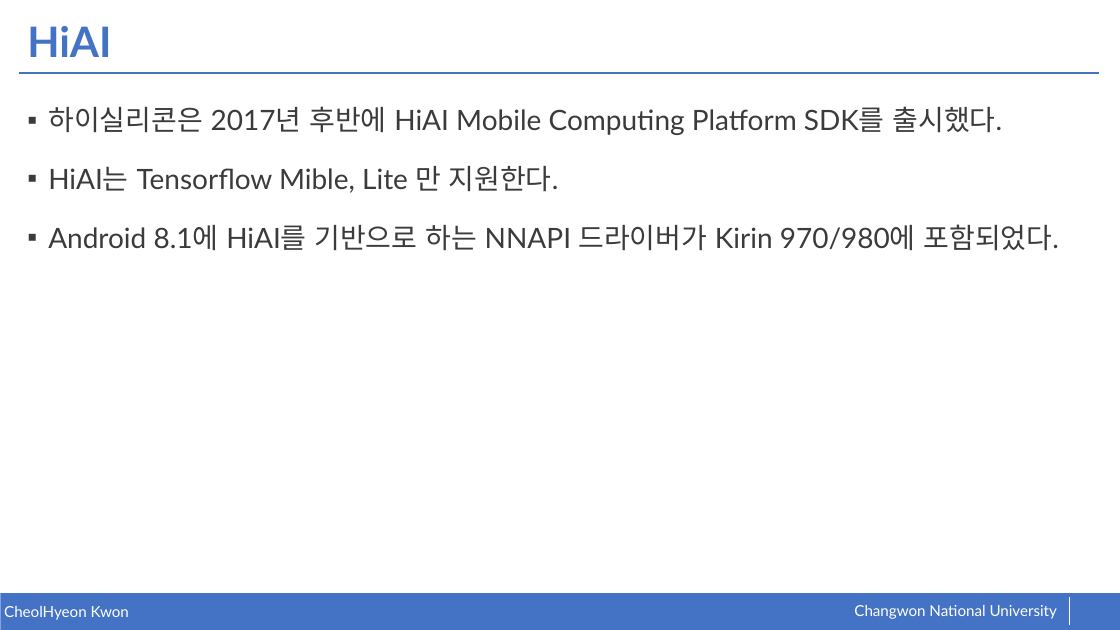
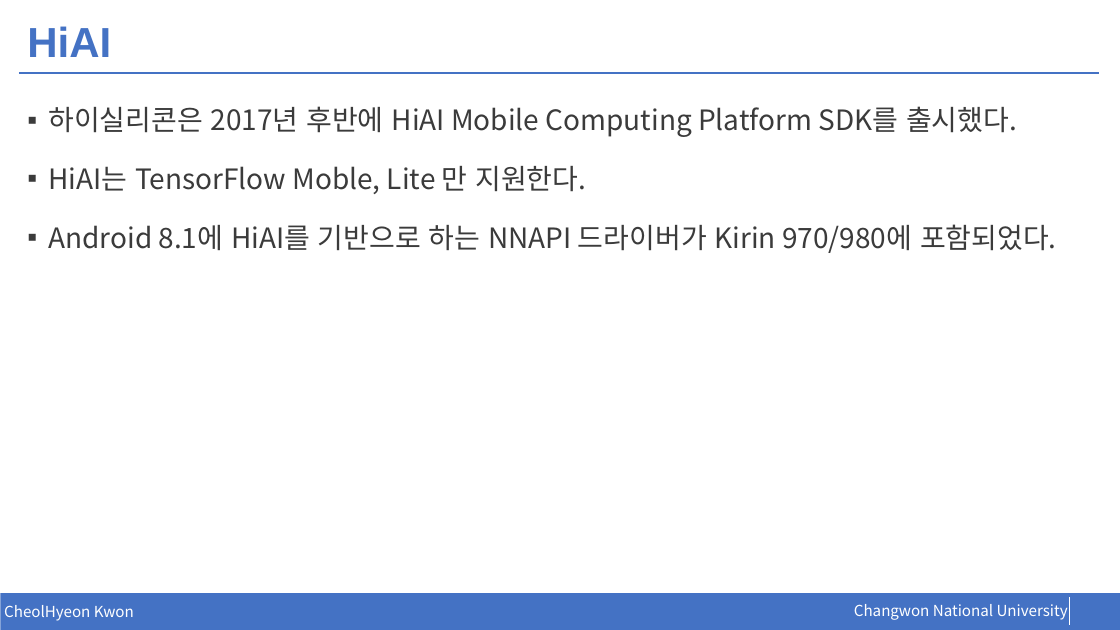
Before and after one commit to kkcchh9999/Studied_in_NOSLab, a slide deck: slide 12 of presentation/AI Benchmark.pptx. Drawn at 1120x630 pixels with LibreOffice and Linux fonts; fonts in the diff are those of the drawing. Boxes give left, top, right and bottom in pixels: in the first picture for what was removed or moved away, otherwise in the second. Text is boxed around its words. In the diff, an @@ line names an element or a change of style, - is before the commit and + after.

```diff
--- a/presentation/AI Benchmark.pptx
+++ b/presentation/AI Benchmark.pptx
@@ title "HiAI" at (27, 26, 111, 57): font Lato to Arial @@
@@ text at (48, 106, 1057, 253): font Lato to Noto Sans CJK KR in "하이실리콘은 2017년 후반에 HiAI Mobile Computing Platform ...", "Android 8.1에 HiAI를 기반으로 하는 NNAPI 드라이버가 ..." @@
@@ text at (48, 166, 586, 194): text changed; font Lato to Noto Sans CJK KR @@
-▪ HiAI는 Tensorflow Mible, Lite 만 지원한다.
+▪ HiAI는 TensorFlow Moble, Lite 만 지원한다.
@@ text "CheolHyeon Kwon" at (4, 605, 134, 621): font Lato to Noto Sans CJK KR @@
@@ text "Changwon National University" at (854, 604, 1068, 620): font Lato to Noto Sans CJK KR @@
```
Also in this commit, not shown: 13 other slides changed, 19 slides added.
